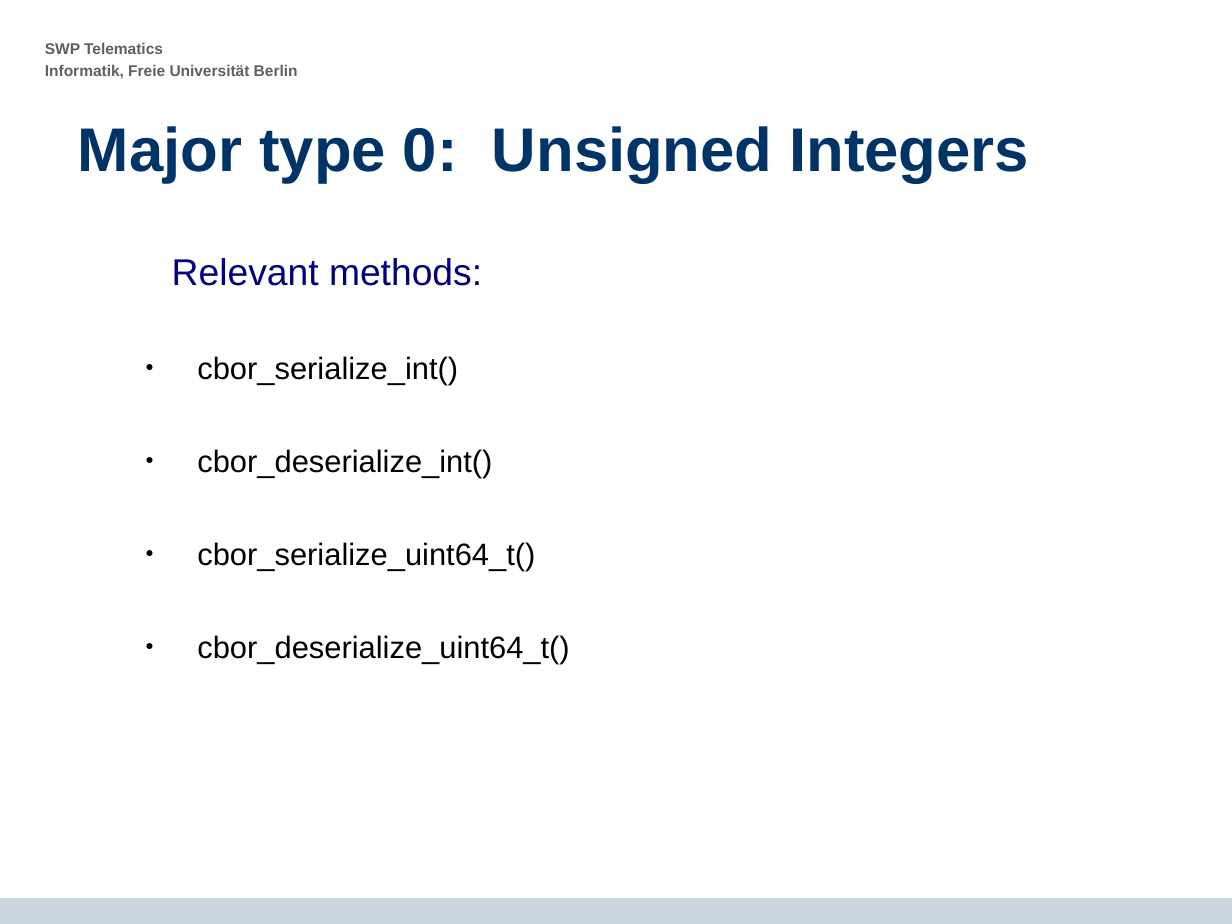
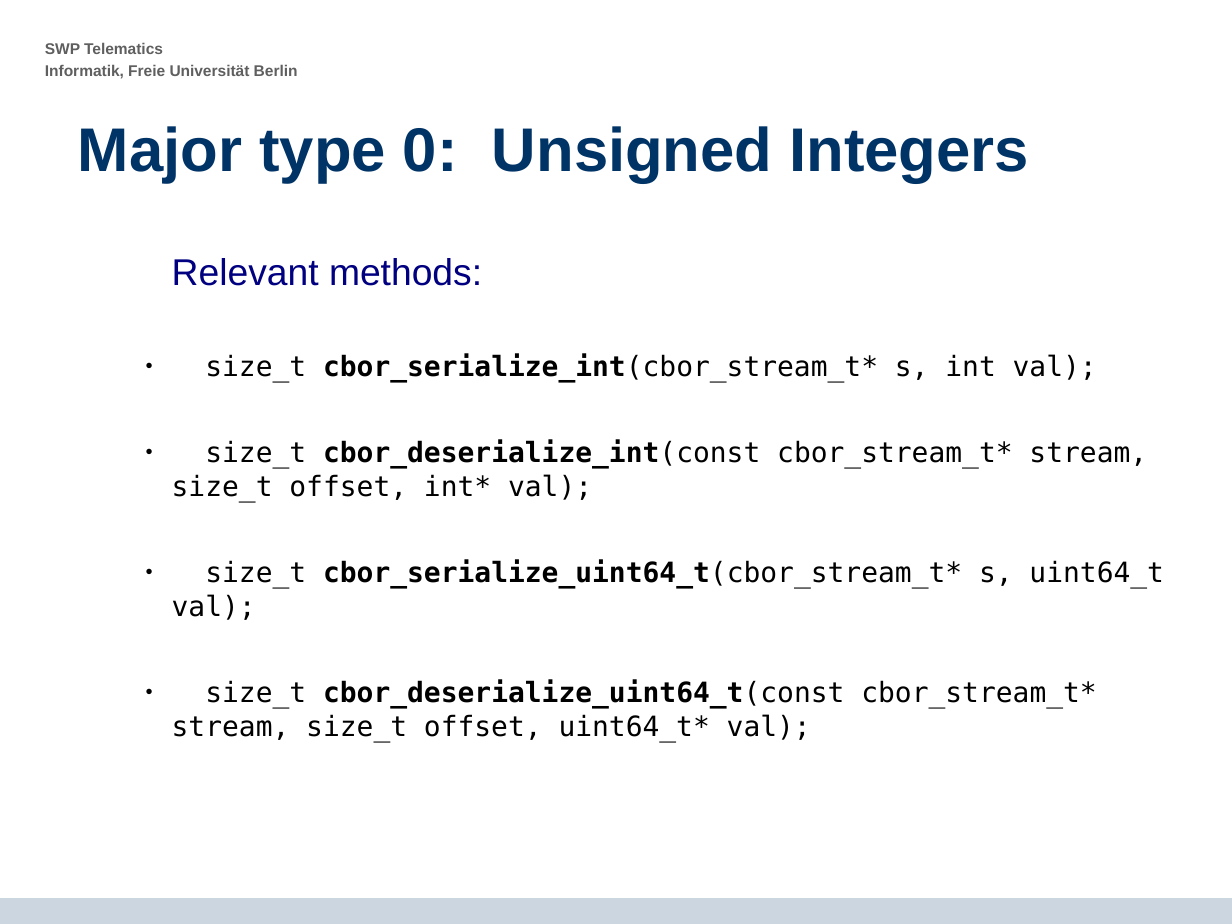
Before and after one commit to krf/cbor-for-riot, a slide deck: slide 13 of CBOR-Presentation_2014-07-15_final_presentation_v4.odp (slide 12 before the commit). Drawn at 1232x924 pixels with LibreOffice and Linux fonts; fonts in the diff are those of the drawing; background and template pictures are left out. Boxes give left, top, right and bottom in pixels: in the first picture for what was removed or moved away, otherwise in the second. Text is boxed around its words. In the diff, an @@ line names an element or a change of style, - is before the commit and + after.

Commit message:
added tests for cbor_stream_decode and multiple encode functions

```diff
--- a/CBOR-Presentation_2014-07-15_final_presentation_v4.odp
+++ b/CBOR-Presentation_2014-07-15_final_presentation_v4.odp
@@ text at [172, 353, 1164, 740]: text changed; size 19.9 to 18 pt; font Arial to DejaVu Sans Mono @@
-● cbor_serialize_int()
-● cbor_deserialize_int()
-● cbor_serialize_uint64_t()
-● cbor_deserialize_uint64_t()
+● size_t cbor_serialize_int(cbor_stream_t* s, int val);
+● size_t cbor_deserialize_int(const cbor_stream_t* stream, size_t offset, int* val);
+● size_t cbor_serialize_uint64_t(cbor_stream_t* s, uint64_t val);
+● size_t cbor_deserialize_uint64_t(const cbor_stream_t* stream, size_t offset, uint64_t* val);
```
Also in this commit, not shown: 8 other slides changed, 2 slides added, 1 slide removed.
